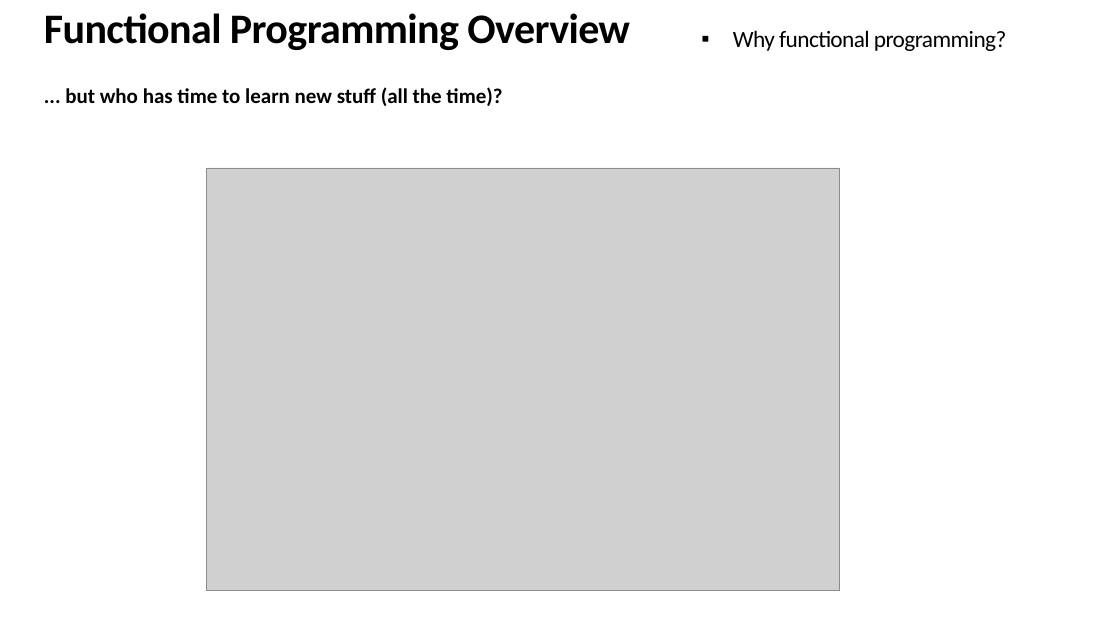
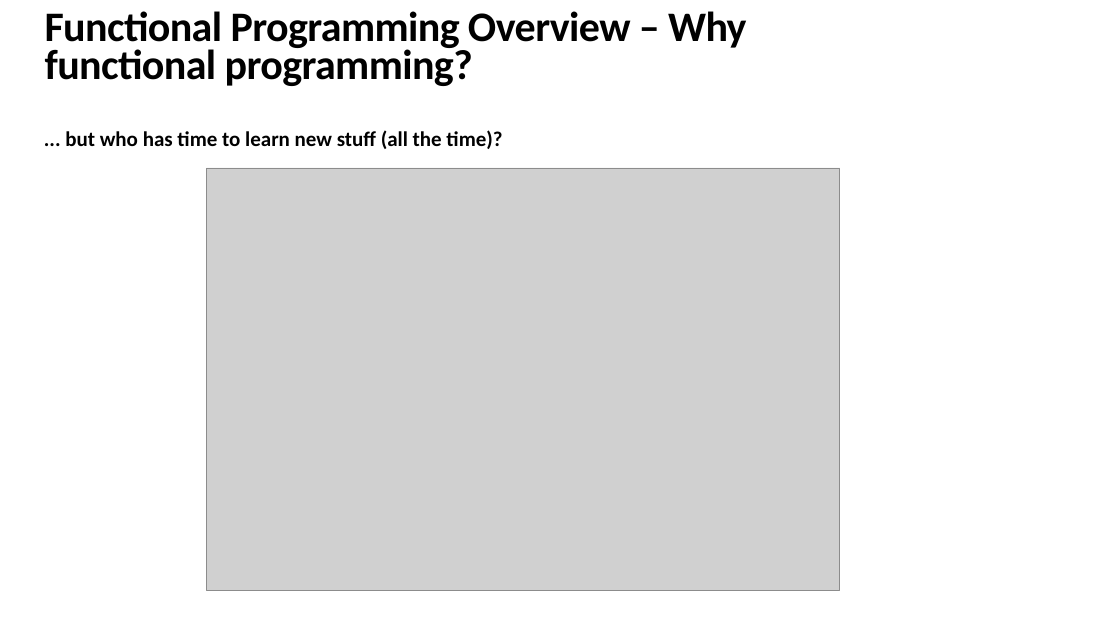
Before and after one commit to srdjan/workshop-functional-js, a slide deck: slide 21 of Functional-javascript.pptx. Drawn at 1120x630 pixels with LibreOffice and Linux fonts; fonts in the diff are those of the drawing; grey boxes stand for pictures. Boxes give left, top, right and bottom in pixels: in the first picture for what was removed or moved away, otherwise in the second. Text is boxed around its words. In the diff, an @@ line names an element or a change of style, - is before the commit and + after.

```diff
--- a/Functional-javascript.pptx
+++ b/Functional-javascript.pptx
@@ text at (45,11,747,86): text changed @@
-Functional Programming Overview
+Functional Programming Overview – Why functional programming?
@@ text removed at (733,30,1007,51) @@
-▪ Why functional programming?
@@ text "... but who has time ...": place and size @@
-text "... but who has time ..." at (65,87,502,106)
+text "... but who has time ..." at (65,130,502,149)
```
Also in this commit, not shown: 38 other slides changed, 2 other files.
